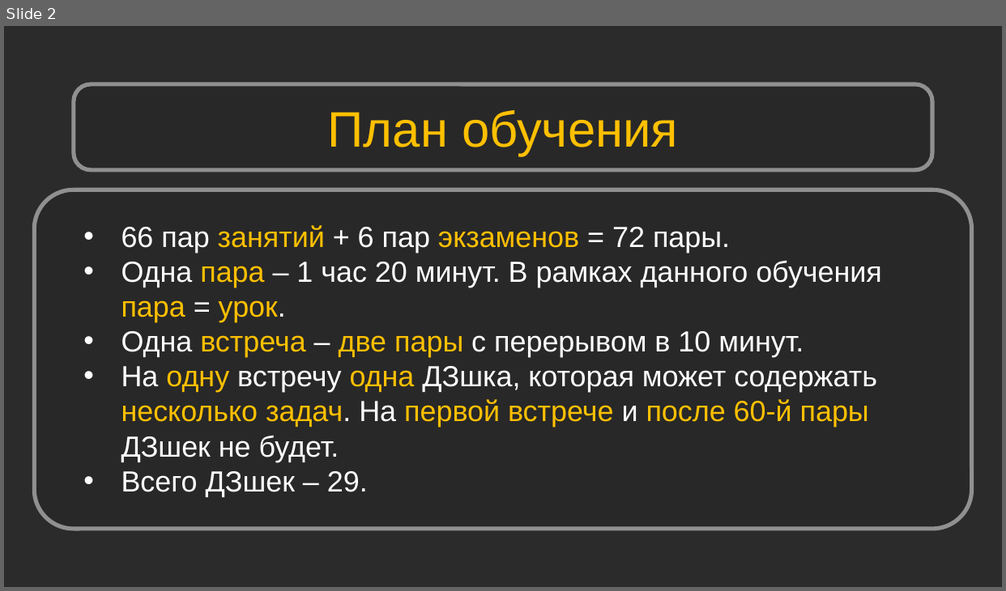
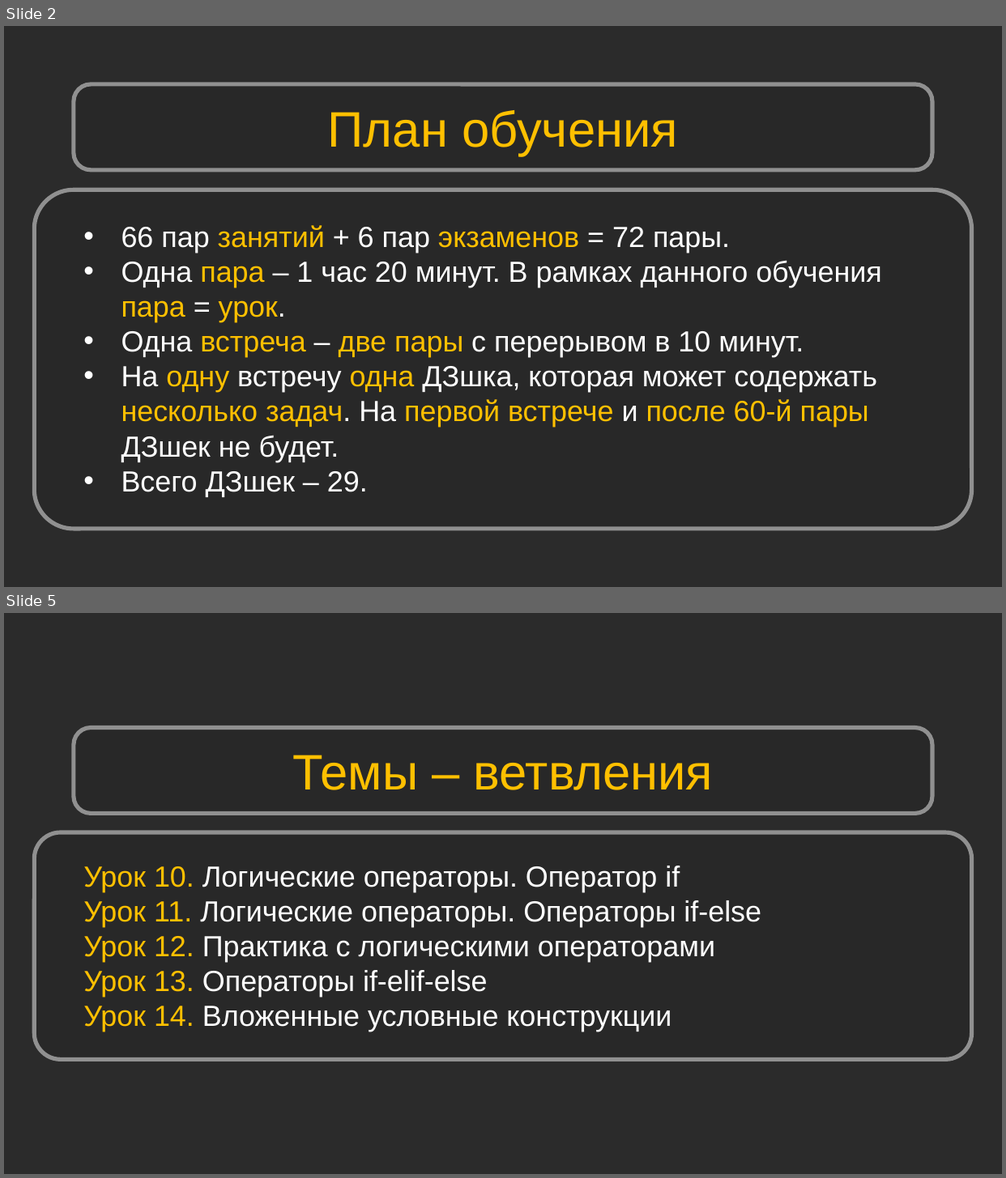
Before and after one commit to Shikonohito/Python_Bootcamp, a slide deck: Урок 01. Mystat. Microsoft Teams/Урок 1. Mystat. Microsoft Teams.pptx. Shown one above the other, each under a label of ours: slide 2 before the commit, slides 2 and 5 after it; the slides between them are not shown. The pictures are 1006x591 and 1006x1178 pixels, drawn with LibreOffice and Linux fonts; fonts in the diff are those of the drawing; background and template pictures are left out; a plain dark background stands for a picture behind light text. Boxes give left, top, right and bottom in pixels: in the first picture for what was removed or moved away, otherwise in the second. Text is boxed around its words. In the diff, an @@ line names an element or a change of style, - is before the commit and + after.

```diff
--- a/Урок 01. Mystat. Microsoft Teams/Урок 1. Mystat. Microsoft Teams.pptx
+++ b/Урок 01. Mystat. Microsoft Teams/Урок 1. Mystat. Microsoft Teams.pptx
@@ slide 5 added at [4, 613, 1002, 1174], background picture (left out) @@
@@ rounded rectangle added at [74, 727, 932, 814], fill #262626 at 50% opacity, outline #909090 4 pt @@
@@ text added at [292, 755, 714, 790], 48 pt, text #FFC000 @@
+Темы – ветвления
@@ rounded rectangle added at [34, 833, 971, 1059], fill #262626 at 50% opacity, outline #909090 4 pt @@
@@ text added at [83, 866, 761, 1032], 28 pt, text #FFFFFF @@
+Урок 10. Логические операторы. Оператор if
+Урок 11. Логические операторы. Операторы if-else
+Урок 12. Практика с логическими операторами
+Урок 13. Операторы if-elif-else
+Урок 14. Вложенные условные конструкции
```
Also in this commit, not shown: 3 slides changed, 20 other slides added, 2 slides removed, 20 other files.
